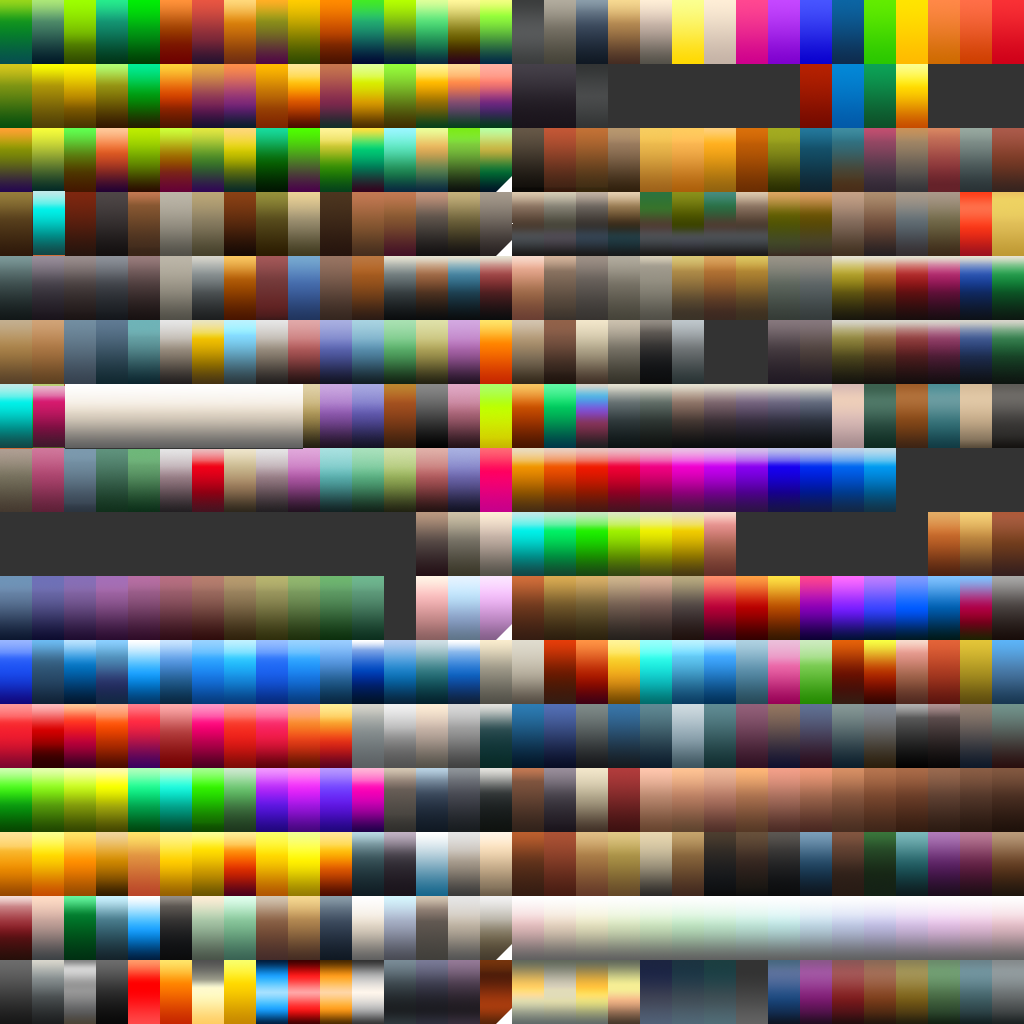
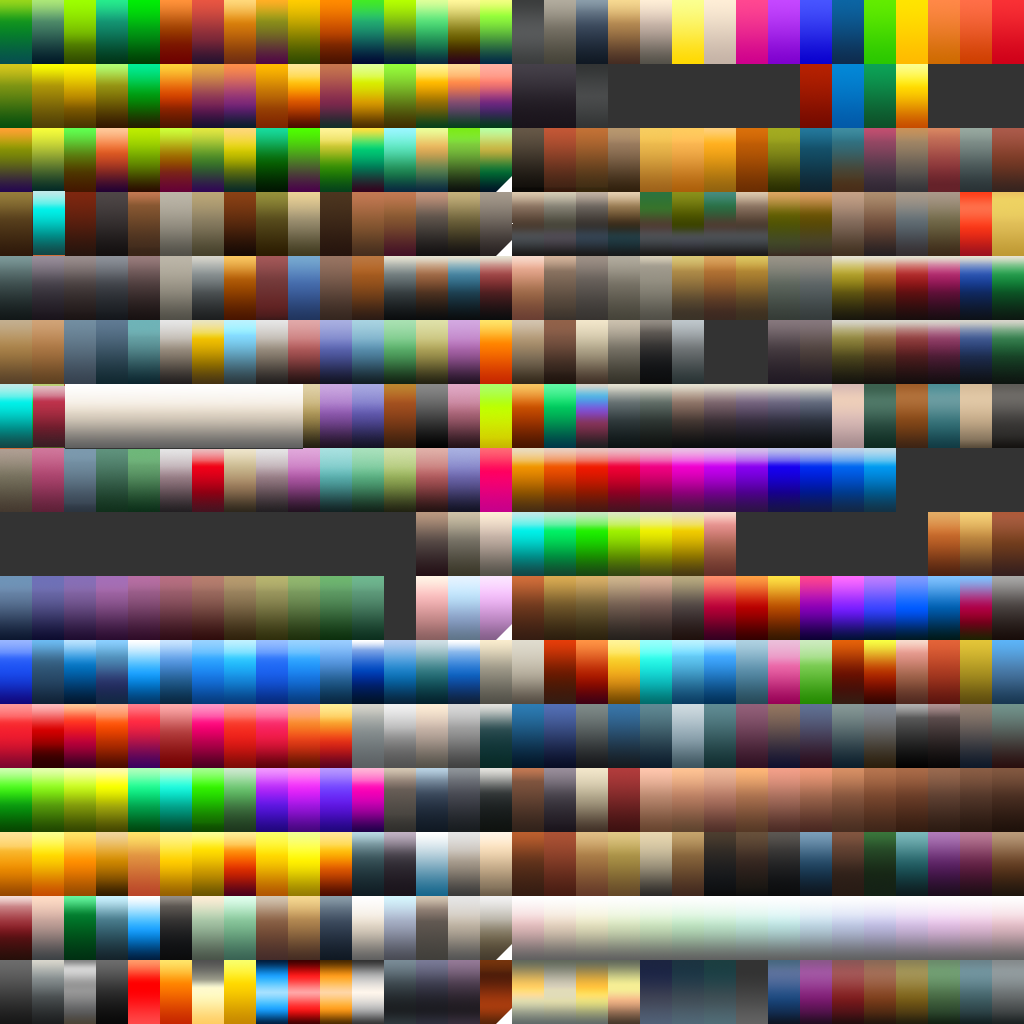
Layer changes from the first 1024 x 1024 image to the second:
painted on "Слой 4" over [33, 386, 65, 447]
